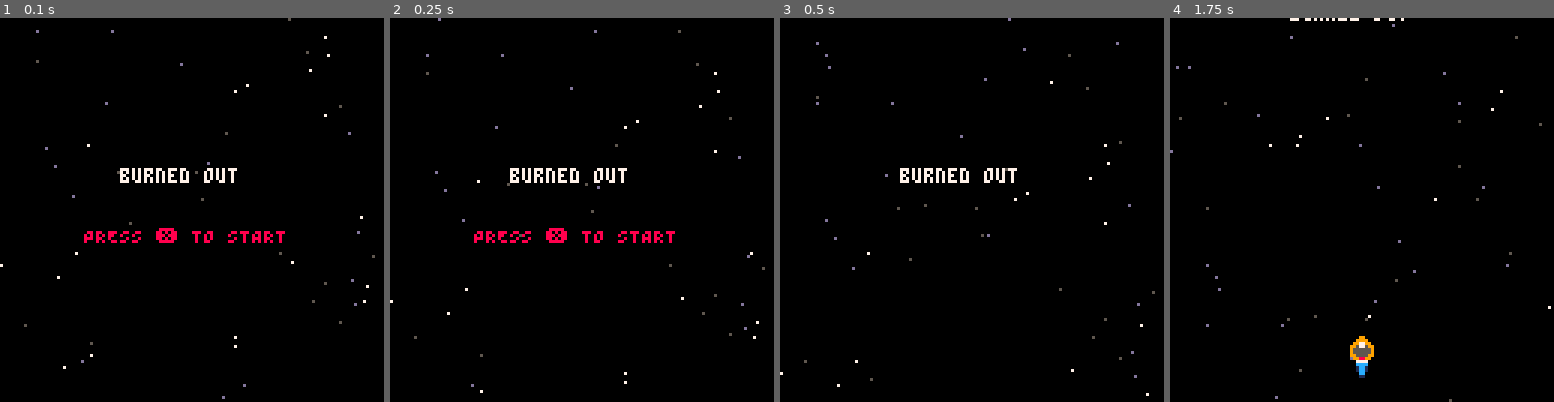
Above: before the commit, frames 1-4 (left to right).
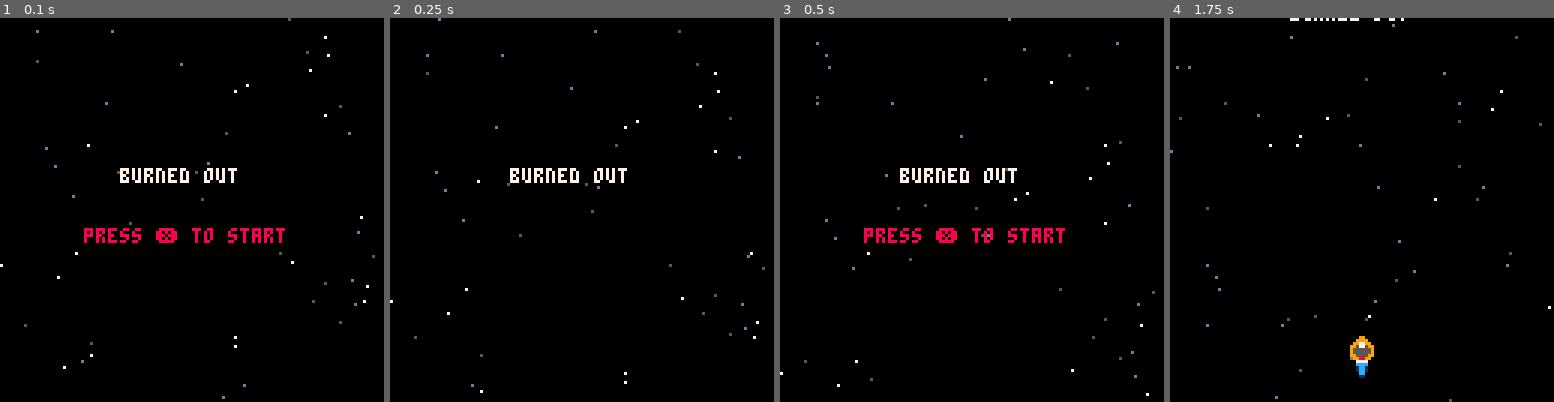
Above: after the commit, the same moments.

Repository: davecroman/pico8-shmup
Game: PICO-8 cartridge shmup.p8
Same seed, same stepped clock (60 frames per second), same inputs: the game is played once before the commit and once after it.
Inputs:
- Up to frame 1 (0.1 s): no input
- Up to frame 2 (0.25 s): no input
- Up to frame 3 (0.5 s): no input
- Up to frame 4 (1.75 s): tap O (Z key) at 0.7, 1.7 s; hold Right from 1.6 s (still down)

The runs differ from the first frame. In frame 1, 0.5% of the frame differs, in the area x 21-75%, y 54-59%; in frame 2, 0.7%; in frame 3, 0.8%; in frame 4, nothing differs.

Commit message:
Add utils for blinking
Co-authored-by: Copilot <copilot@github.com>

Diff:
--- a/menu.lua
+++ b/menu.lua
@@ -1,13 +1,9 @@
 function initMenu()
-   blinkRate = 20
-   blinkTimer = 0
    btnPressed = false
    minusY = 0
 end
 
 function updateMenu()
-   blinkTimer = (blinkTimer + 1) % blinkRate
-
    if(btn(4)) then
        btnPressed = true
    end
@@ -34,9 +30,7 @@
         spr(0, pX, targetPY)
         spr(7 + boosterFrame, pX, targetPY + 6)
     else
-        if blinkTimer < blinkRate / 2 then
-            print("PRESS ❎ TO START", 28, 70, 8)
-        end
+        blink_text("press ❎ to start", 28, 70, 0.5, 8)
     end
 
 end
--- a/projectiles.lua
+++ b/projectiles.lua
@@ -20,6 +20,5 @@
 end
 
 function addProjectile(x, y, dx, dy)
-    -- add projectile
     add(projs, {x = x, y = y, dx = dx, dy = dy})
 end
--- a/shmup.p8
+++ b/shmup.p8
@@ -1,6 +1,8 @@
 pico-8 cartridge // http://www.pico-8.com
 version 43
 __lua__
+-- utils
+#include utils.lua
 
 -- game files
 #include starfield.lua
--- /dev/null
+++ b/utils.lua
@@ -0,0 +1,11 @@
+-- Function to draw blinking text
+-- text: the string to display
+-- x, y: position on screen
+-- period: blink period in seconds (default 1.0)
+-- clr: color of the text (optional)
+function blink_text(text, x, y, period, clr)
+  period = period or 1.0
+  if t() % period < period * 0.5 then
+    print(text, x, y, clr)
+  end
+end
